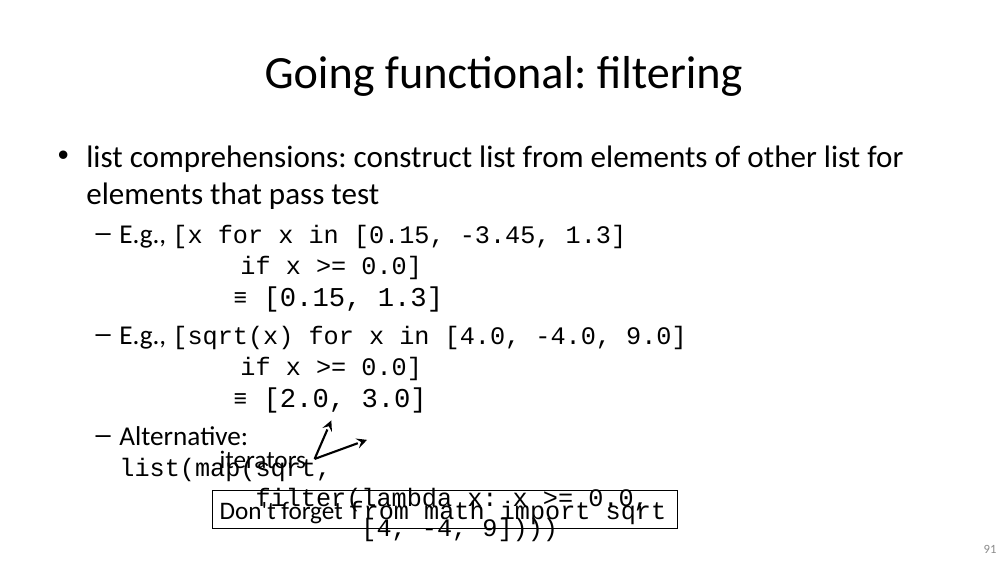
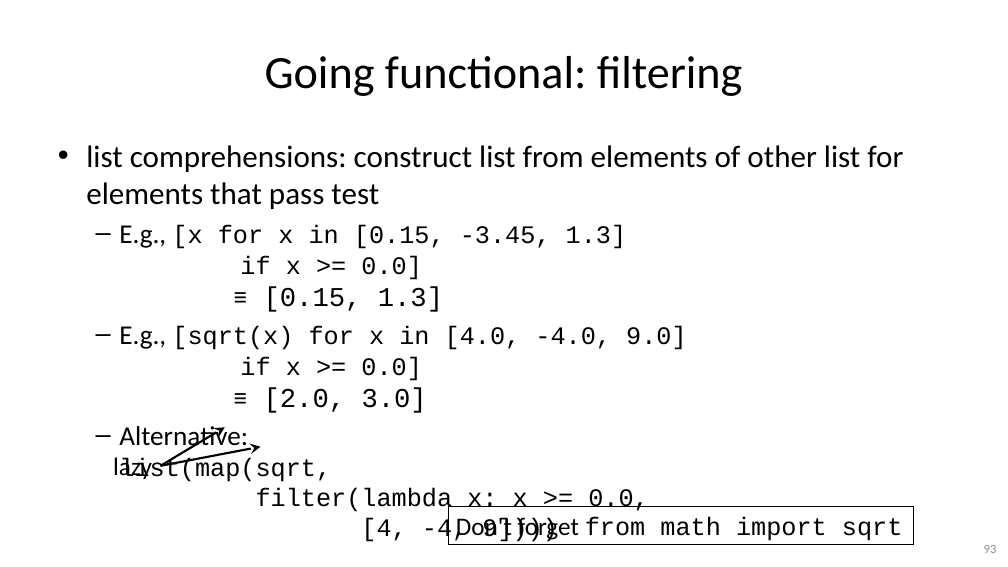
Before and after one commit to gjbex/Python-for-programmers, a slide deck: slide 93 of python_for_programmers.pptx (slide 91 before the commit). Drawn at 1008x567 pixels with LibreOffice and Linux fonts; fonts in the diff are those of the drawing. Boxes give left, top, right and bottom in pixels: in the first picture for what was removed or moved away, otherwise in the second. Text is boxed around its words. In the diff, an @@ line names an element or a change of style, - is before the commit and + after.

```diff
--- a/python_for_programmers.pptx
+++ b/python_for_programmers.pptx
@@ arrow moved from (315, 459) - (368, 440) to (160, 466) - (261, 447) @@
@@ arrow moved from (315, 459) - (331, 420) to (160, 466) - (225, 427) @@
@@ text at (113, 457, 152, 479): text changed @@
-iterators
+lazy
@@ rectangle "Don't forget from math import ...": place and size @@
-rectangle "Don't forget from math import ..." at (212, 491, 678, 529)
+rectangle "Don't forget from math import ..." at (448, 506, 913, 544)
@@ page number at (984, 545, 997, 553): text changed @@
-91
+93
```
Also in this commit, not shown: 16 other slides changed, 2 slides added.
